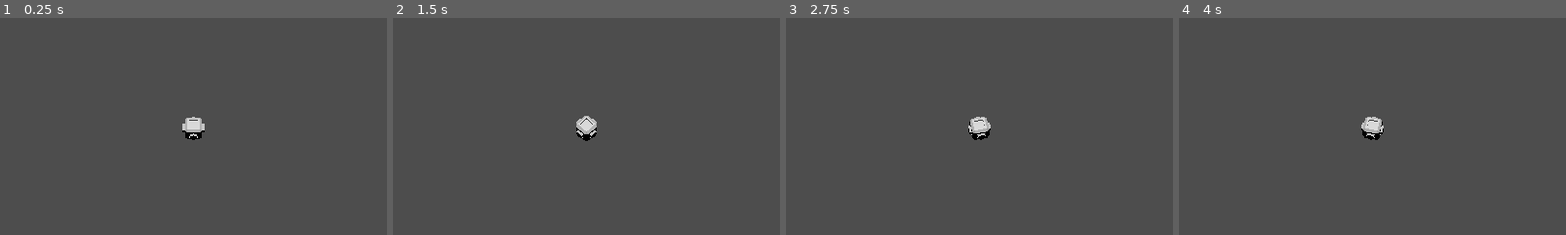
Above: before the commit, frames 1-4 (left to right).
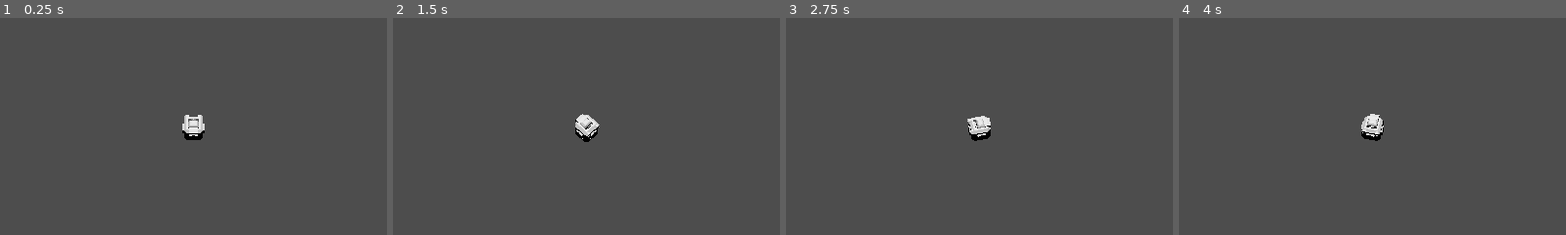
Above: after the commit, the same moments.

Repository: HedgeLizards/major
Game: Godot game, scene res://scenes/vehicle.tscn
Same seed, same stepped clock (60 frames per second), same inputs: the game is played once before the commit and once after it. This scene is started directly instead of the project's main scene.
Inputs (mouse positions are % of the whole screen's width and height, from its top left):
- Up to frame 1 (0.25 s): no input
- Up to frame 2 (1.5 s): tap Enter at 0.5 s; move the mouse to (72, 45) at 0.52 s; hold D (right) 0.53-1.28 s; click (72, 45) at 0.67 s; move the mouse to (30, 55) at 1.27 s; hold S (backward) from 1.28 s (still down)
- Up to frame 3 (2.75 s): tap Space at 2 s; move the mouse to (60, 28) at 2.02 s; release S (backward) at 2.03 s; hold D (right) from 2.03 s (still down)
- Up to frame 4 (4 s): move the mouse to (45, 70) at 2.77 s; release D (right) at 2.78 s; hold W (forward) 2.78-3.53 s; click (45, 70) at 2.92 s; tap Enter at 3.5 s; move the mouse to (80, 65) at 3.52 s; hold A (left) from 3.53 s (still down)
The pictures show only the part of the screen within x 25-75%, y 27-77%; the shares and areas given below are measured in that part.

The runs differ from the first frame. In frame 1, 0.3% of the frame differs, in the area x 47-53%, y 44-57%; in frame 2, 0.3%, in the area x 47-54%, y 44-58%; in frame 3, 0.2%; in frame 4, 0.3%.
Error in both runs: Attempt to call function 'dig' in base 'null instance' on a null instance. (res://code/Vehicle.gd:179)

Commit message:
New Meshes

Diff:
--- a/scenes/battery.tscn
+++ b/scenes/battery.tscn
@@ -6,5 +6,5 @@
 [node name="Battery" instance=ExtResource("1_8kfde")]
 script = ExtResource("1_gyl6v")
 
-[node name="Battery2" parent="." index="0"]
-transform = Transform3D(0.4, 0, 0, 0, 0.4, 0, 0, 0, 0.4, 0, 0, 0)
+[node name="Core_001" parent="." index="0"]
+transform = Transform3D(0.4356, 0, 0, 0, 0.4356, 0, 0, 0, 0.4356, 2.08165e-12, 2.08165e-12, 2.08165e-12)
--- a/scenes/core.tscn
+++ b/scenes/core.tscn
@@ -5,3 +5,6 @@
 
 [node name="Core" instance=ExtResource("1_0gxdk")]
 script = ExtResource("2_mc08k")
+
+[node name="Cube_002" parent="." index="0"]
+transform = Transform3D(-1.41413e-08, -1.61197e-16, -0.452921, 1.12838e-16, 0.462164, -1.57973e-16, 0.323515, -1.61197e-16, -1.97978e-08, 2.08165e-12, 2.08165e-12, 2.08165e-12)
--- a/scenes/drill.tscn
+++ b/scenes/drill.tscn
@@ -6,5 +6,5 @@
 [node name="Drill" instance=ExtResource("1_3dus3")]
 script = ExtResource("1_5gdtq")
 
-[node name="Drill2" parent="." index="0"]
-transform = Transform3D(1.21, 0, 0, 0, -4.37114e-08, 1.2, 0, -1, -5.24537e-08, 0, 0, 0)
+[node name="Cone" parent="." index="0"]
+transform = Transform3D(1, 0, 0, 0, 1, 0, 0, 0, 1, 2.08165e-12, 2.08165e-12, 2.08165e-12)
--- a/scenes/shield.tscn
+++ b/scenes/shield.tscn
@@ -6,5 +6,5 @@
 [node name="Shield" instance=ExtResource("1_bgpgd")]
 script = ExtResource("1_8jmps")
 
-[node name="Shield2" parent="." index="0"]
-transform = Transform3D(0.4, 0, 0, 0, 0.4, 0, 0, 0, 0.4, 0, 0, 0)
+[node name="Core_002" parent="." index="0"]
+transform = Transform3D(0.4356, 0, 0, 0, 0.4356, 0, 0, 0, 0.4356, 2.08165e-12, 2.08165e-12, 2.08165e-12)
--- a/scenes/wheel.tscn
+++ b/scenes/wheel.tscn
@@ -5,6 +5,3 @@
 
 [node name="Wheel" instance=ExtResource("1_q5yla")]
 script = ExtResource("1_7ggqh")
-
-[node name="Wheel2" parent="." index="0"]
-transform = Transform3D(0.96, 0, 0, 0, 1, 0, 0, 0, 1, 0, 0, 0)
Not shown, changed: models/Modules/Battery.gltf
Not shown, changed: models/Modules/Core.gltf
Not shown, changed: models/Modules/Drill.gltf
Not shown, changed: models/Modules/Gun.gltf
Not shown, added: models/Modules/Head.gltf
Not shown, added: models/Modules/Head.gltf.import
Not shown, changed: models/Modules/Shield.gltf
Not shown, changed: models/Modules/Wheel.gltf
